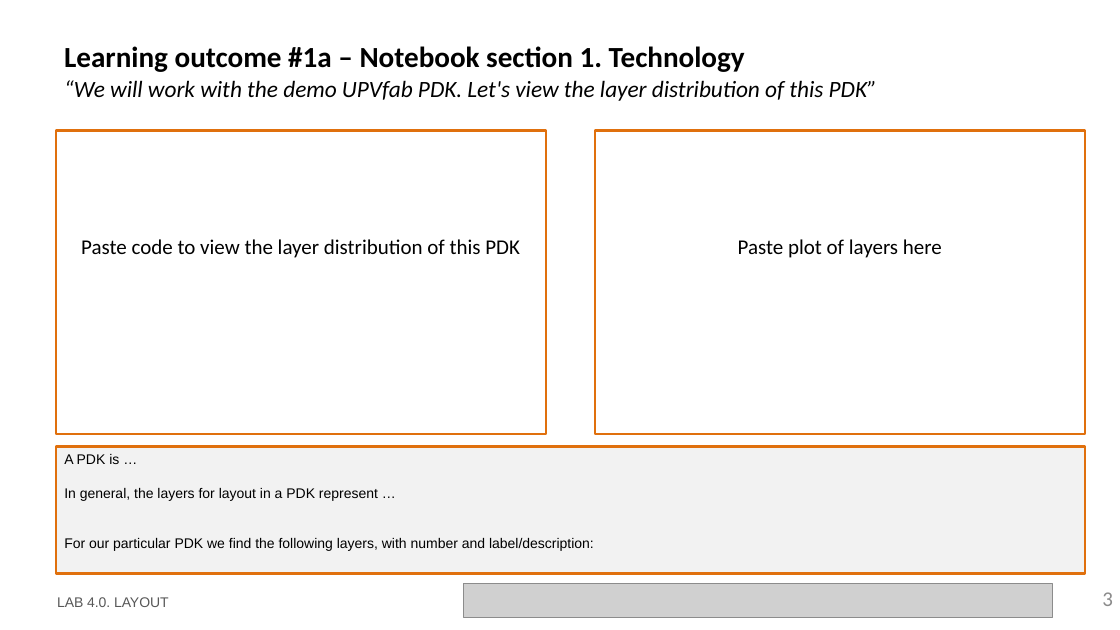
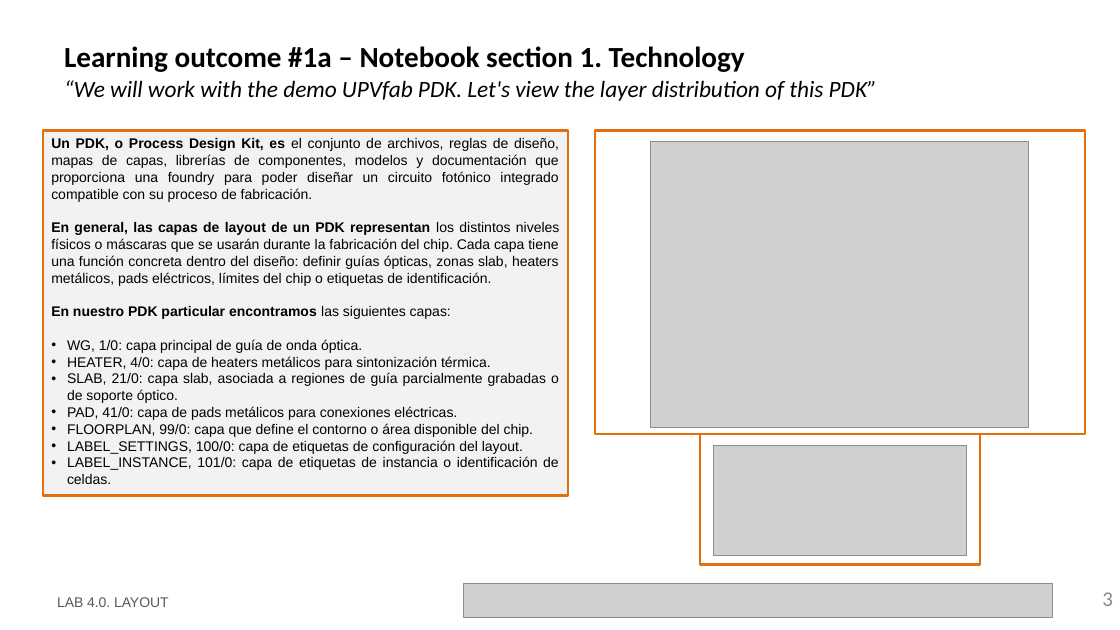
Before and after one commit to Japeacru/cifoin-lab4, a slide deck: slide 3 of LabBook_40.pptx. Drawn at 1120x630 pixels with LibreOffice and Linux fonts; fonts in the diff are those of the drawing; grey boxes stand for pictures; background and template pictures are left out. Boxes give left, top, right and bottom in pixels: in the first picture for what was removed or moved away, otherwise in the second. Text is boxed around its words. In the diff, an @@ line names an element or a change of style, - is before the commit and + after.

```diff
--- a/LabBook_40.pptx
+++ b/LabBook_40.pptx
@@ rectangle added at <box>43,130,568,495</box>, fill #F2F2F2, outline #E0700D 2.25 pt, 12 pt, text #000000 @@
+Un PDK, o Process Design Kit, es el conjunto de archivos, reglas de diseño, mapas de capas, librerías de componentes, modelos y documentación que proporciona una foundry para poder diseñar un circuito fotónico integrado compatible con su proceso de fabricación.
+En general, las capas de layout de un PDK representan los distintos niveles físicos o máscaras que se usarán durante la fabricación del chip. Cada capa tiene una función concreta dentro del diseño: definir guías ópticas, zonas slab, heaters metálicos, pads eléctricos, límites del chip o etiquetas de identificación.
+En nuestro PDK particular encontramos las siguientes capas:
+• WG, 1/0: capa principal de guía de onda óptica.
+• HEATER, 4/0: capa de heaters metálicos para sintonización térmica.
+• SLAB, 21/0: capa slab, asociada a regiones de guía parcialmente grabadas o de soporte óptico.
+• PAD, 41/0: capa de pads metálicos para conexiones eléctricas.
+• FLOORPLAN, 99/0: capa que define el contorno o área disponible del chip.
+• LABEL_SETTINGS, 100/0: capa de etiquetas de configuración del layout.
+• LABEL_INSTANCE, 101/0: capa de etiquetas de instancia o identificación de celdas.
@@ picture added at <box>651,142,1029,428</box> @@
@@ text removed at <box>81,239,520,258</box> @@
-Paste code to view the layer distribution of this PDK
@@ text removed at <box>738,239,942,258</box> @@
-Paste plot of layers here
@@ rectangle removed at <box>56,447,1086,574</box> @@
-A PDK is …
-In general, the layers for layout in a PDK represent …
-For our particular PDK we find the following layers, with number and label/description:
@@ rectangle: place and size @@
-rectangle at <box>56,130,546,434</box>
+rectangle at <box>700,434,980,565</box>
@@ picture added at <box>713,445,966,555</box> @@
```
Also in this commit, not shown: 3 other slides changed, 6 slides added, 1 other file.
